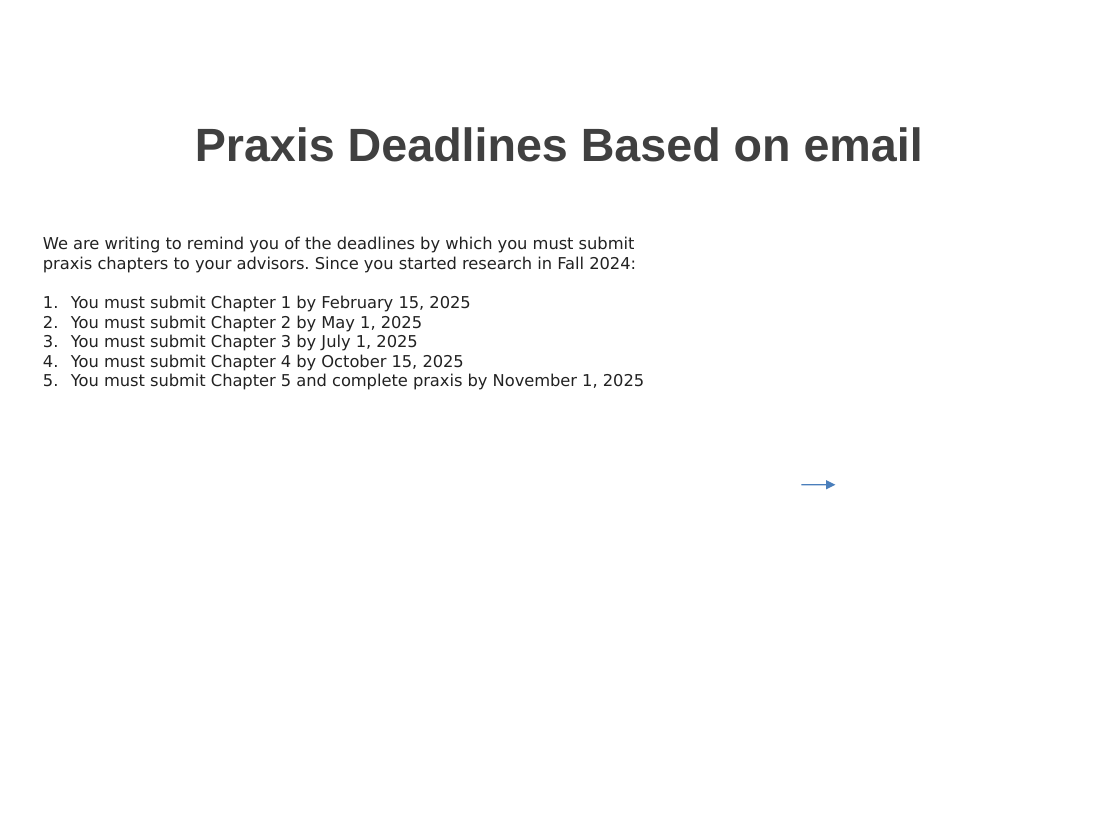
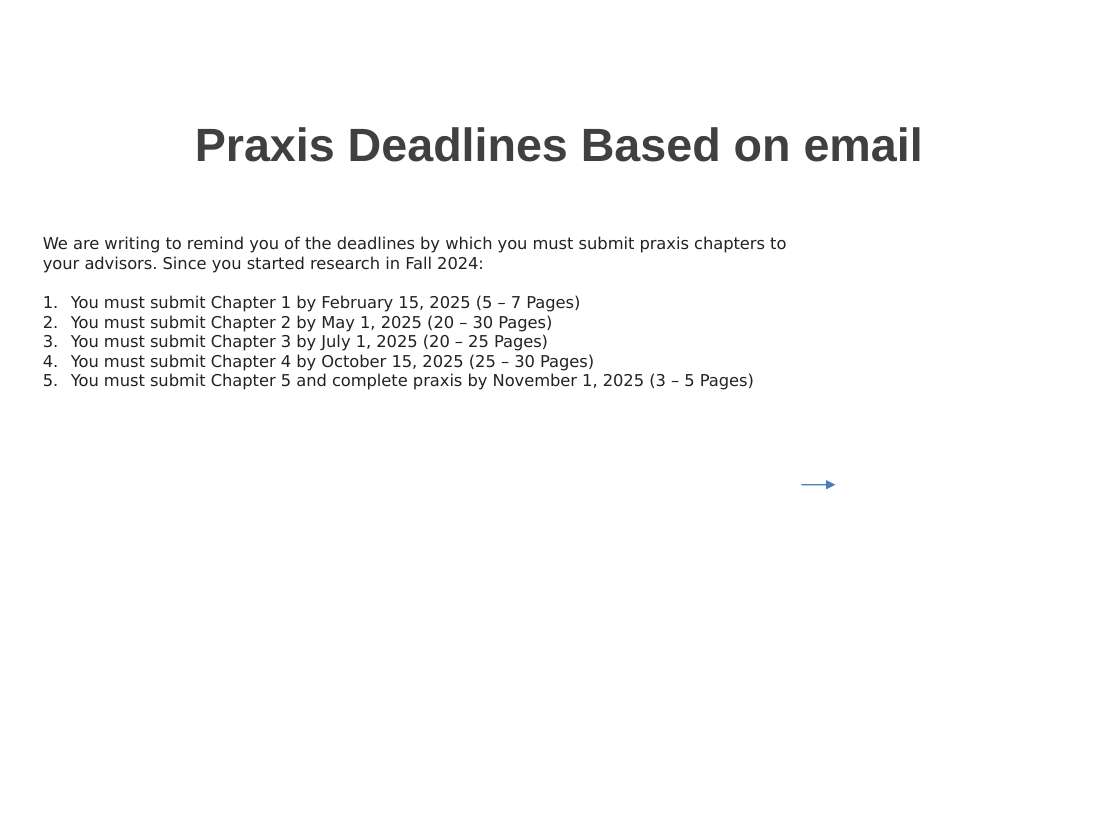
Before and after one commit to OwlSaver/GWU, a slide deck: slide 4 of Praxis/Advisor/Session 10/Wacey_Michael_Advising_Updated_Template_Apr_04_2025.pptx. Drawn at 1120x840 pixels with LibreOffice and Linux fonts; fonts in the diff are those of the drawing; background and template pictures are left out. Boxes give left, top, right and bottom in pixels: in the first picture for what was removed or moved away, otherwise in the second. Text is boxed around its words. In the diff, an @@ line names an element or a change of style, - is before the commit and + after.

```diff
--- a/Praxis/Advisor/Session 10/Wacey_Michael_Advising_Updated_Template_Apr_04_2025.pptx
+++ b/Praxis/Advisor/Session 10/Wacey_Michael_Advising_Updated_Template_Apr_04_2025.pptx
@@ text at bbox=[71, 295, 754, 390]: text changed @@
-1. You must submit Chapter 1 by February 15, 2025
-2. You must submit Chapter 2 by May 1, 2025
-3. You must submit Chapter 3 by July 1, 2025
-4. You must submit Chapter 4 by October 15, 2025
-5. You must submit Chapter 5 and complete praxis by November 1, 2025
+1. You must submit Chapter 1 by February 15, 2025 (5 – 7 Pages)
+2. You must submit Chapter 2 by May 1, 2025 (20 – 30 Pages)
+3. You must submit Chapter 3 by July 1, 2025 (20 – 25 Pages)
+4. You must submit Chapter 4 by October 15, 2025 (25 – 30 Pages)
+5. You must submit Chapter 5 and complete praxis by November 1, 2025 (3 – 5 Pages)
```
Also in this commit, not shown: 4 other slides changed, 29 other files.
